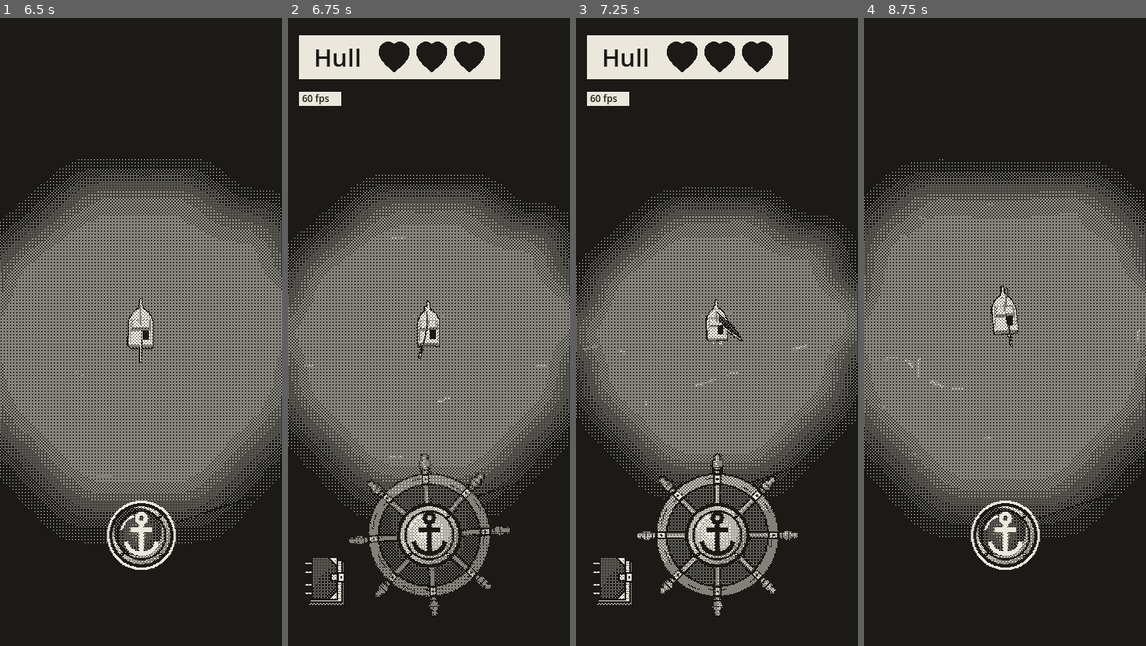
Above: before the commit, frames 1-4 (left to right).
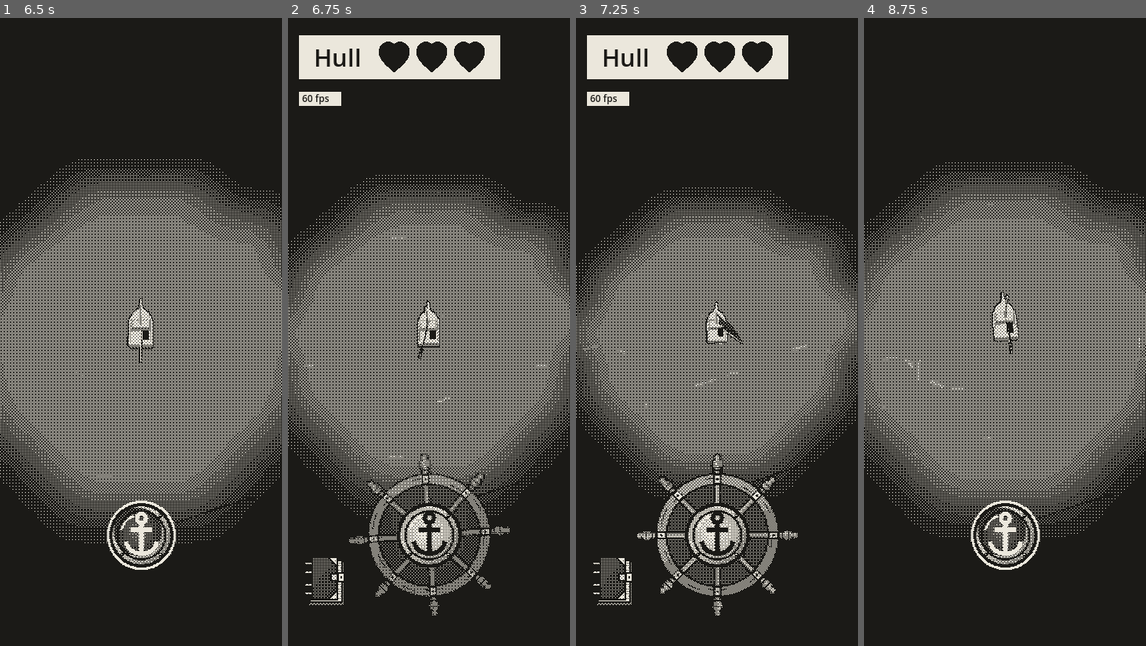
Above: after the commit, the same moments.

Repository: EnricoLabarile/Sail
Game: Godot game, scene res://Assets/Scenes/Overworld.tscn
Two runs of this game, one before a commit and one after it. Both use one fixed random seed, a clock stepped at 60 frames per second and the inputs below.
Inputs (mouse positions are in pixels of both pictures, inside the frame that each line leads up to):
- Up to frame 1 (6.5 s): click "Overworld" at 0.5 s; click "Gym SeaImp" at 1.25 s; click "Gym Store" at 2 s; click "Gym StoreAlt" at 2.75 s; click "Set sail" at 3.5 s; tap Enter (ui_accept) at 4.25, 4.52 s; move the mouse to (203, 300) at 4.27 s; hold Right (ui_right) 4.28-5 s; click (203, 300) at 4.42 s; drag from (84, 363) to (126, 457) at 5.02 s; move the mouse to (169, 193) at 5.77 s; hold Right (ui_right) from 5.78 s (still down)
- Up to frame 2 (6.75 s): release Right (ui_right) at 6.5 s; tap Enter (ui_accept) at 6.5 s; drag from (414, 457) to (344, 237) at 6.52 s
- Up to frame 3 (7.25 s): no input
- Up to frame 4 (8.75 s): move the mouse to (1089, 426) at 7.27 s; hold Left (ui_left) 7.28-8 s; tap Enter (ui_accept) at 7.52 s; drag from (920, 237) to (962, 175) at 8.02 s

Frame 1 is identical in both runs. In frame 2, less than 0.1% of the frame differs, in the area x 44-54%, y 46-54%; in frame 3, 0.1%; in frame 4, 1.0%, in the area x 0-100%, y 22-58%.

Commit message:
Wind gust boosters (top speed x2 for 1 s, shake, whoosh), boat top speed halved
Co-Authored-By: Claude Opus 5.5 <noreply@anthropic.com>
Claude-Session: https://claude.ai/code/session_0154zeqDuhZHz7ZXLE21BuMs

Diff:
--- a/Assets/Boat/boat.gd
+++ b/Assets/Boat/boat.gd
@@ -4,7 +4,7 @@
 ## her rudder; Space works the anchor. Her camera (boat_camera.gd, on the Camera3D node) follows her.
 ## 1 unit = 10 px of the HTML prototype.
 
-@export var top_speed := 7        # m/s with the sail at its best (doubled by Enrico; the prototype had ~4.2)
+@export var top_speed := 3.5      # m/s with the sail at its best (Enrico: halved from 7, the gusts boost it; the prototype had ~4.2)
 @export var accel := 1.0            # how quickly she gathers way (higher = quicker)
 @export var anchor_bite := 4.0      # how quickly the anchor stops her
 @export var turn_rate := 2.25       # rad/s at full rudder, whatever her speed (Enrico: between the old 1.5 and 3)
@@ -161,6 +161,9 @@
 var pitch := 0.0            # the bow's angle now (radians, + = up), and how quickly it's changing
 var pitch_velocity := 0.0
 var surfing_left := 0.0     # seconds of surf left (0 = not surfing)
+var boost_left := 0.0       # seconds left of a wind gust's boost (0 = none; gust.gd calls boost())
+var boost_multiplier := 1.0 # her top speed × this while the boost lasts
+var boost_accel := 1.0      # how quickly she picks up speed while the boost lasts
 var berth: Node3D = null     # the pier's berth she's tied up at (null = not tied up)
 var calm_left := 0.0         # seconds left of the calm after casting off (no wind, no current)
 var anchor_point := Vector3.ZERO   # where the anchor lies on the bottom (set when it's dropped)
@@ -283,6 +286,14 @@
 	surfing_left = surf_time
 
 
+## She sailed through a wind gust (Assets/Landscape/gust/gust.gd): for `time` seconds her top speed is
+## × `multiplier`, and she gathers way at `rate` (quicker than usual), whichever way she's heading.
+func boost(multiplier: float, time: float, rate: float) -> void:
+	boost_multiplier = multiplier
+	boost_left = time
+	boost_accel = rate
+
+
 ## A big wave reached her head-on or broadside (big_wave.gd): half a heart (the zone's `damage`), a shove the
 ## wave's way, her speed cut, her bow slewed round to one side or the other. `strength` (0..1) is how big the
 ## wave is now, `badly` (0..1) how badly she took it (head-on and broadside are the worst).
@@ -395,6 +406,7 @@
 	sinking = false
 	berth = null
 	surfing_left = 0.0
+	boost_left = 0.0
 	global_position = home_position
 	rotation.y = home_turn
 	health = max_hearts
@@ -561,6 +573,12 @@
 	# speed eases toward what the sail gives; the anchor takes her way off quickly
 	var target := top_speed * drive
 	var rate := anchor_bite if anchored else accel
+	# A wind gust's boost (gust.gd): her top speed × boost_multiplier while it lasts, picked up at boost_accel.
+	if boost_left > 0.0:
+		boost_left = maxf(0.0, boost_left - dt)
+		if not anchored:
+			target *= boost_multiplier
+			rate = boost_accel
 	# Surfing a big wave: a push on top, fading over its last 0.8 s; she picks it up quickly (rate 3).
 	if surfing_left > 0.0:
 		surfing_left = maxf(0.0, surfing_left - dt)
--- a/Assets/Dangers/maelstrom/maelstrom.gd
+++ b/Assets/Dangers/maelstrom/maelstrom.gd
@@ -22,7 +22,7 @@
 @export var hidden_time := 5       # …and seconds it's gone
 @export var spin_speed := 2.0        # how fast the pictures turn (radians a second; 6.28 = a full turn)
 @export var fade_time := 3         # seconds it takes to fade in or out
-@export var pull_strength := 25     # m/s she's pulled toward the eye at the core's edge (top_speed is 7)
+@export var pull_strength := 25     # m/s she's pulled toward the eye at the core's edge (top_speed is 3.5)
 @export var hold_time := 1.5         # seconds it holds the boat spinning in its eye
 @export var hold_spin := 8.0         # how fast she spins in it (radians a second; 6.28 = a turn)
 @export var core_damage := 2.0       # hearts she loses when it spits her out
--- /dev/null
+++ b/Assets/Landscape/gust/gust.gd
@@ -0,0 +1,64 @@
+@tool
+extends Node3D
+## A WIND GUST: a booster that stays where you place it (Enrico). A little whirl of wind on the water; when the
+## boat sails through it, her top speed is multiplied by `speed_multiplier` (2 = doubled) for `boost_time`
+## seconds, whichever way she's heading: it doesn't care where the wind blows, it just lets her go faster for a
+## moment. A little screen shake and a very mild whoosh say she caught it. It stays there and works again every
+## time she sails into it (it's the entering that counts: she has to leave it and come back).
+## (In Unreal: a Trigger Volume that calls a function on the pawn, with a flipbook decal on the water.)
+##
+## To place one: instance gust.tscn anywhere (like placing a Blueprint) and set its numbers in the Inspector.
+## The picture is a flipbook (gust.png, 4 x 4 frames, a stand-in for Enrico to redraw), drawn as big as `radius`.
+
+## Metres round its middle the boat must come within to catch it. The picture and the sensor follow it.
+@export var radius := 3.0:
+	set(value):
+		radius = value
+		_fit_sensor()
+		_fit_picture()
+@export var speed_multiplier := 2.0     # her top speed × this while the boost lasts (2 = double)
+@export var boost_time := 1.0           # seconds the boost lasts
+@export var boost_accel := 4.0          # how quickly she picks up the extra speed (her usual is boat.gd's accel, 1)
+@export var shake_strength := 0.2       # the little screen shake when she catches it (metres)…
+@export var shake_time := 0.15          # …and how long it lasts (seconds)
+
+@onready var picture: MeshInstance3D = $Picture
+
+
+func _ready() -> void:
+	_fit_sensor()
+	_fit_picture()
+	if Engine.is_editor_hint():
+		return
+	# Its own copy of the material, starting at a random frame, so two gusts don't whirl in step.
+	picture.material_override = picture.material_override.duplicate()
+	picture.material_override.set_shader_parameter("phase", randf() * 16.0)
+	# The physics engine calls this when the boat's sensor comes in (OnBeginOverlap in Unreal).
+	$Sensor.area_entered.connect(_on_sensor_entered)
+
+
+## The boat came in: the boost, the shake and the whoosh.
+func _on_sensor_entered(area: Area3D) -> void:
+	var boat := area.get_parent() as Node3D
+	if boat == null or not boat.is_in_group("player_boat"):
+		return
+	if boat.sinking or boat.anchored:
+		return                                 # at anchor or tied up she isn't sailing: nothing to boost
+	boat.boost(speed_multiplier, boost_time, boost_accel)   # boat.gd: a higher top speed for a while
+	boat.camera.shake_hard(shake_strength, shake_time)      # boat_camera.gd
+	Sfx.gust_whoosh()
+
+
+## The sensor's cylinder is as wide as `radius` (its own copy of the shape: local to scene in gust.tscn).
+## get_node_or_null: the setter can run while the scene is still being loaded, before the nodes exist.
+func _fit_sensor() -> void:
+	var shape_node := get_node_or_null("Sensor/Shape") as CollisionShape3D
+	if shape_node and shape_node.shape:
+		shape_node.shape.radius = radius
+
+
+## The picture (a 1 m square) scaled to the circle's width, so what you see is what she has to hit.
+func _fit_picture() -> void:
+	var plane := get_node_or_null("Picture") as Node3D
+	if plane:
+		plane.scale = Vector3(radius * 2.0, 1.0, radius * 2.0)
--- /dev/null
+++ b/Assets/Landscape/gust/gust.gdshader
@@ -0,0 +1,28 @@
+// A WIND GUST booster's look: a flat picture lying on the water, playing a flipbook in a loop (frames_x across,
+// frames_y down in one picture, gust.png, Enrico's to redraw), at fps; each gust starts at its own frame (phase).
+// Sharp pixels (nearest), a solid pixel or nothing (alpha_cut). (In Unreal: an unlit masked material with a
+// Flipbook node.)
+shader_type spatial;
+render_mode unshaded, cull_disabled, depth_draw_never;   // no light; both faces; no ink outline round it
+// As the sea: never drawn where the boat's mask is (her inside, below the water line).
+stencil_mode read, compare_not_equal, 1;
+
+uniform sampler2D gust_tex : source_color, filter_nearest, repeat_disable;   // the flipbook picture
+uniform int frames_x = 4;       // frames across the picture…
+uniform int frames_y = 4;       // …and down
+uniform float fps = 12.0;       // frames a second
+uniform float phase = 0.0;      // where in the flipbook this gust starts (a frame number, set by gust.gd)
+uniform float alpha_cut = 0.5;  // see-through below this, solid above
+
+void fragment() {
+	// Which frame now, and where it sits in the picture (its column and row).
+	int count = frames_x * frames_y;
+	int f = int(TIME * fps + phase) % count;
+	vec2 cell = vec2(float(f % frames_x), float(f / frames_x));
+	vec4 picture = texture(gust_tex, (cell + UV) / vec2(float(frames_x), float(frames_y)));
+	if (picture.a < alpha_cut) {
+		discard;
+	}
+	ALBEDO = picture.rgb;
+	ALPHA = 1.0;    // writing ALPHA puts it with the see-through things, drawn after the sea
+}
--- /dev/null
+++ b/Assets/Landscape/gust/gust.tscn
@@ -0,0 +1,41 @@
+[gd_scene format=3]
+
+[ext_resource type="Script" path="res://Assets/Landscape/gust/gust.gd" id="1_script"]
+[ext_resource type="Shader" path="res://Assets/Landscape/gust/gust.gdshader" id="2_shader"]
+[ext_resource type="Texture2D" path="res://Assets/Landscape/gust/gust.png" id="3_tex"]
+
+[sub_resource type="ShaderMaterial" id="ShaderMaterial_gust"]
+resource_local_to_scene = true
+render_priority = 2
+shader = ExtResource("2_shader")
+shader_parameter/gust_tex = ExtResource("3_tex")
+shader_parameter/frames_x = 4
+shader_parameter/frames_y = 4
+shader_parameter/fps = 12.0
+shader_parameter/phase = 0.0
+shader_parameter/alpha_cut = 0.5
+
+[sub_resource type="PlaneMesh" id="PlaneMesh_gust"]
+size = Vector2(1, 1)
+
+[sub_resource type="CylinderShape3D" id="Shape_sensor"]
+resource_local_to_scene = true
+height = 4.0
+radius = 3.0
+
+[node name="Gust" type="Node3D"]
+script = ExtResource("1_script")
+
+[node name="Picture" type="MeshInstance3D" parent="."]
+transform = Transform3D(6, 0, 0, 0, 1, 0, 0, 0, 6, 0, 0.08, 0)
+material_override = SubResource("ShaderMaterial_gust")
+cast_shadow = 0
+mesh = SubResource("PlaneMesh_gust")
+
+[node name="Sensor" type="Area3D" parent="."]
+collision_layer = 0
+collision_mask = 8
+monitorable = false
+
+[node name="Shape" type="CollisionShape3D" parent="Sensor"]
+shape = SubResource("Shape_sensor")
--- a/Assets/SFX/sfx.gd
+++ b/Assets/SFX/sfx.gd
@@ -12,6 +12,7 @@
 ##   hull_bump.ogg    the hull knocking against a shore or a barrel: a dull thud, a woody knock, a little scrape
 ##                    (made by art_src/audio/make_bump.py)
 ##   equip_bomb.ogg   the bomb equipped: two dry metallic clicks, like a gun being loaded (art_src/audio/make_equip.py)
+##   gust_whoosh.ogg  a very mild whoosh: the boat caught a wind gust (art_src/audio/make_whoosh.py)
 ##   talk_blip.ogg    one syllable of a talking NPC, Animal Crossing style: a plain little dot of sound, 240 Hz (art_src/audio/make_talk_blip.py)
 ## (The sea, the wind and the water along the hull were removed by Enrico; bake.html can still make them.)
 ## The players are nodes in sfx.tscn: open it to change a sound's loudness (Volume dB in the Inspector).
@@ -28,6 +29,7 @@
 @onready var hull_bump_sound: AudioStreamPlayer = $HullBump
 @onready var equip_bomb_sound: AudioStreamPlayer = $EquipBomb
 @onready var talk_blip_sound: AudioStreamPlayer = $TalkBlip
+@onready var gust_whoosh_sound: AudioStreamPlayer = $GustWhoosh
 
 ## The talk blips' pitch: each one picked at random between these (1 = as made), so a page babbles like a voice.
 @export var talk_pitch_min := 0.96    # Enrico: only a little change of pitch (was 0.7–0.95, before 0.9–1.25)
@@ -119,3 +121,8 @@
 ## (linear_to_db(0) would be minus infinity, so it never goes below 0.0001.)
 func loudness_db(share: float) -> float:
 	return linear_to_db(maxf(share, 0.0001))
+
+
+## The boat caught a wind gust (gust.gd): a very mild whoosh.
+func gust_whoosh() -> void:
+	gust_whoosh_sound.play()
--- a/Assets/SFX/sfx.tscn
+++ b/Assets/SFX/sfx.tscn
@@ -11,6 +11,7 @@
 [ext_resource type="AudioStream" path="res://Assets/SFX/hull_bump.ogg" id="12_bump"]
 [ext_resource type="AudioStream" path="res://Assets/SFX/equip_bomb.ogg" id="13_equip"]
 [ext_resource type="AudioStream" path="res://Assets/SFX/talk_blip.ogg" id="14_talk"]
+[ext_resource type="AudioStream" path="res://Assets/SFX/gust_whoosh.ogg" id="15_whoosh"]
 
 [node name="Sfx" type="Node"]
 script = ExtResource("1_sfx")
@@ -50,3 +51,7 @@
 stream = ExtResource("14_talk")
 volume_db = -8.0
 max_polyphony = 3
+
+[node name="GustWhoosh" type="AudioStreamPlayer" parent="."]
+stream = ExtResource("15_whoosh")
+volume_db = -12.0
--- a/Assets/Scenes/Overworld.tscn
+++ b/Assets/Scenes/Overworld.tscn
@@ -36,6 +36,7 @@
 [ext_resource type="PackedScene" path="res://Assets/UI/jar_button/jar_button.tscn" id="90_jar_button"]
 [ext_resource type="PackedScene" path="res://Assets/Items/pickup/pickup.tscn" id="91_pickup"]
 [ext_resource type="Resource" path="res://Assets/Inventory/items/aeolus_jar.tres" id="92_jar_item"]
+[ext_resource type="PackedScene" path="res://Assets/Landscape/gust/gust.tscn" id="93_gust"]
 
 [node name="World_Origin" type="Node3D" unique_id=1254907948]
 
@@ -228,6 +229,11 @@
 transform = Transform3D(1, 0, 0, 0, 1, 0, 0, 0, 1, -8, 0, -28)
 item = ExtResource("92_jar_item")
 
+[node name="Gusts" type="Node3D" parent="Gameplay"]
+
+[node name="Gust" parent="Gameplay/Gusts" instance=ExtResource("93_gust")]
+transform = Transform3D(1, 0, 0, 0, 1, 0, 0, 0, 1, 6, 0, -24)
+
 [node name="WindZones" type="Node3D" parent="Gameplay"]
 
 [node name="WindZoneEast" parent="Gameplay/WindZones" instance=ExtResource("39_wind_zone")]
Not shown, added: Assets/Landscape/gust/gust.gd.uid
Not shown, added: Assets/Landscape/gust/gust.gdshader.uid
Binary file added: Assets/Landscape/gust/gust.png
Not shown, added: Assets/Landscape/gust/gust.png.import
Not shown, added: Assets/SFX/gust_whoosh.ogg.import
Not shown, added: Assets/SFX/gust_whoosh.ogg
Not shown, changed: CLAUDE.md
Not shown, added: art_src/audio/make_whoosh.py
Not shown, added: art_src/items/make_gust.py
